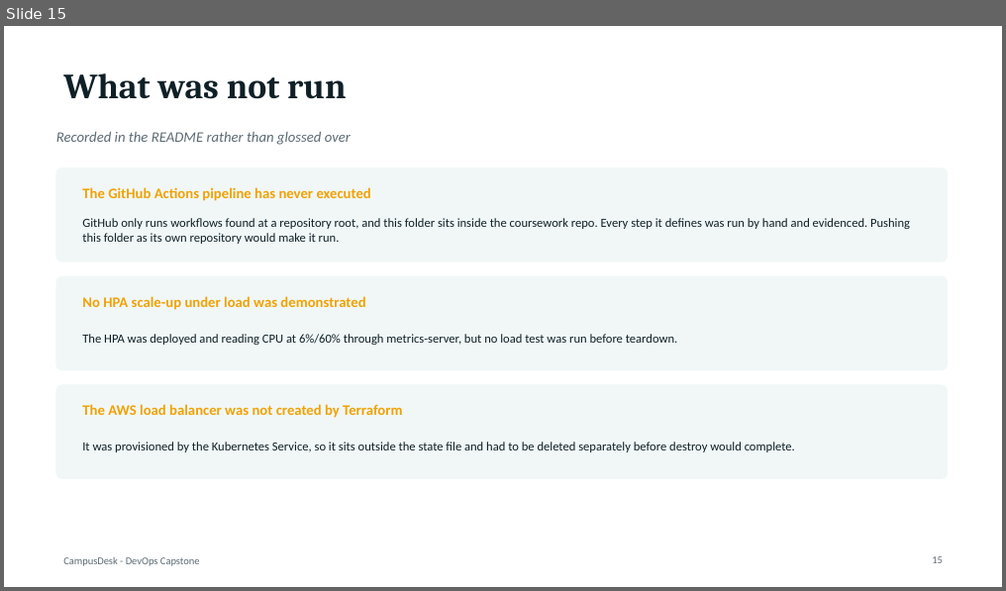
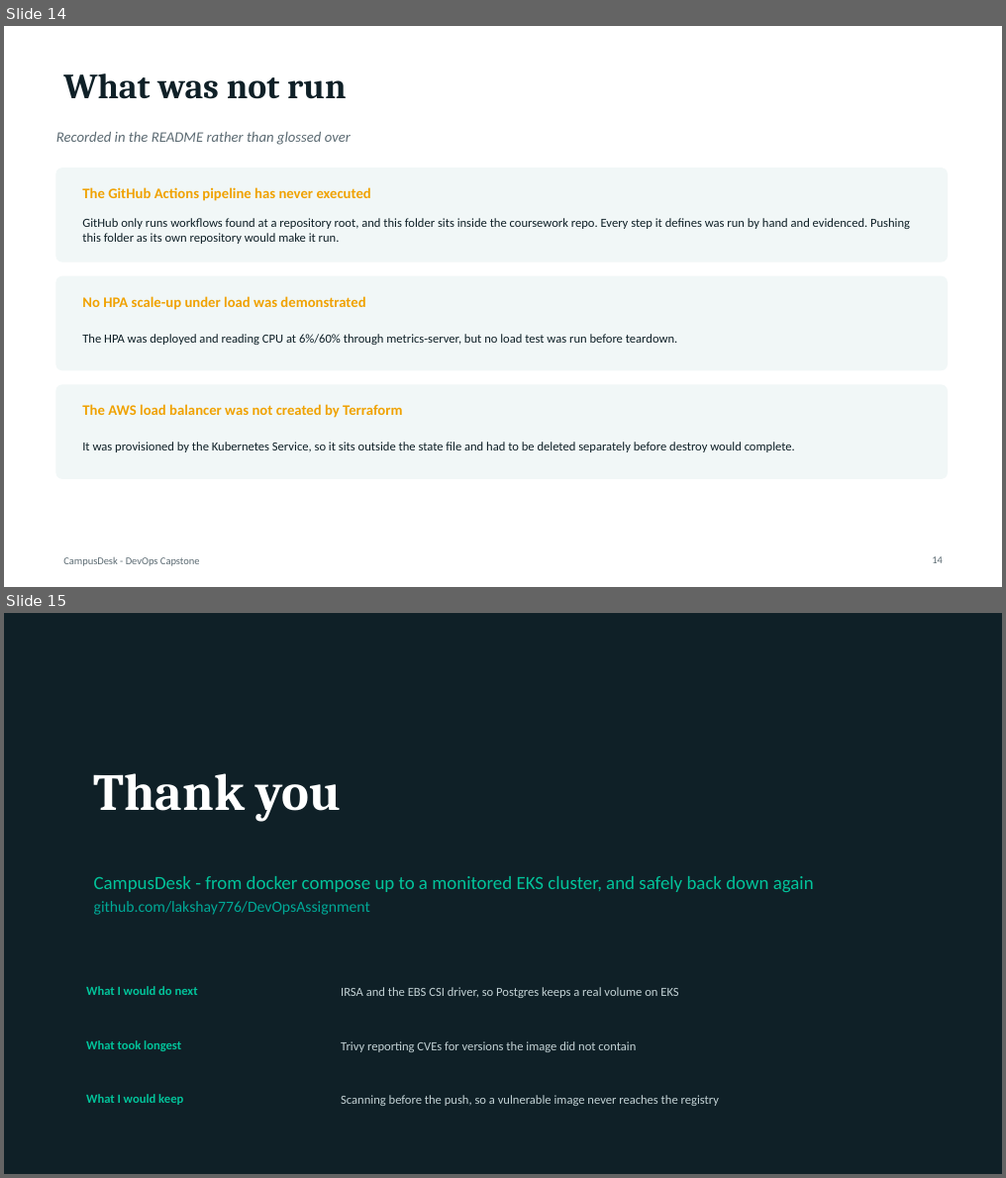
Before and after one commit to lakshay776/DevOpsAssignment, a slide deck: session21-devops-capstone-final/CampusDesk-Capstone.pptx. Shown one above the other, each under a label of ours: slide 15 before the commit, slides 14 and 15 after it. The pictures are 1006x591 and 1006x1178 pixels, drawn with LibreOffice and Linux fonts; fonts in the diff are those of the drawing. Boxes give left, top, right and bottom in pixels: in the first picture for what was removed or moved away, otherwise in the second. Text is boxed around its words. In the diff, an @@ line names an element or a change of style, - is before the commit and + after.

```diff
--- a/session21-devops-capstone-final/CampusDesk-Capstone.pptx
+++ b/session21-devops-capstone-final/CampusDesk-Capstone.pptx
@@ slide 15 added at (4,613,1002,1174), background #0F2027 @@
@@ title added at (94,773,342,822), 50 pt, text #FFFFFF, bold @@
+Thank you
@@ text added at (94,876,814,915), 18 pt, text #02C39A @@
+CampusDesk - from docker compose up to a monitored EKS cluster, and safely back down again
+github.com/lakshay776/DevOpsAssignment
@@ text added at (86,986,198,995), 12 pt, text #02C39A, bold @@
+What I would do next
@@ text added at (341,987,678,998), 12 pt, text #C2D1D4 @@
+IRSA and the EBS CSI driver, so Postgres keeps a real volume on EKS
@@ text added at (86,1041,181,1052), 12 pt, text #02C39A, bold @@
+What took longest
@@ text added at (341,1042,636,1053), 12 pt, text #C2D1D4 @@
+Trivy reporting CVEs for versions the image did not contain
@@ text added at (86,1094,183,1105), 12 pt, text #02C39A, bold @@
+What I would keep
@@ text added at (341,1095,719,1106), 12 pt, text #C2D1D4 @@
+Scanning before the push, so a vulnerable image never reaches the registry
@@ what was slide 15 is now slide 14 @@
@@ page number at (932,557,943,564): text changed @@
-15
+14
```
Also in this commit, not shown: 2 slides changed, 1 other slide added, 3 slides removed.
